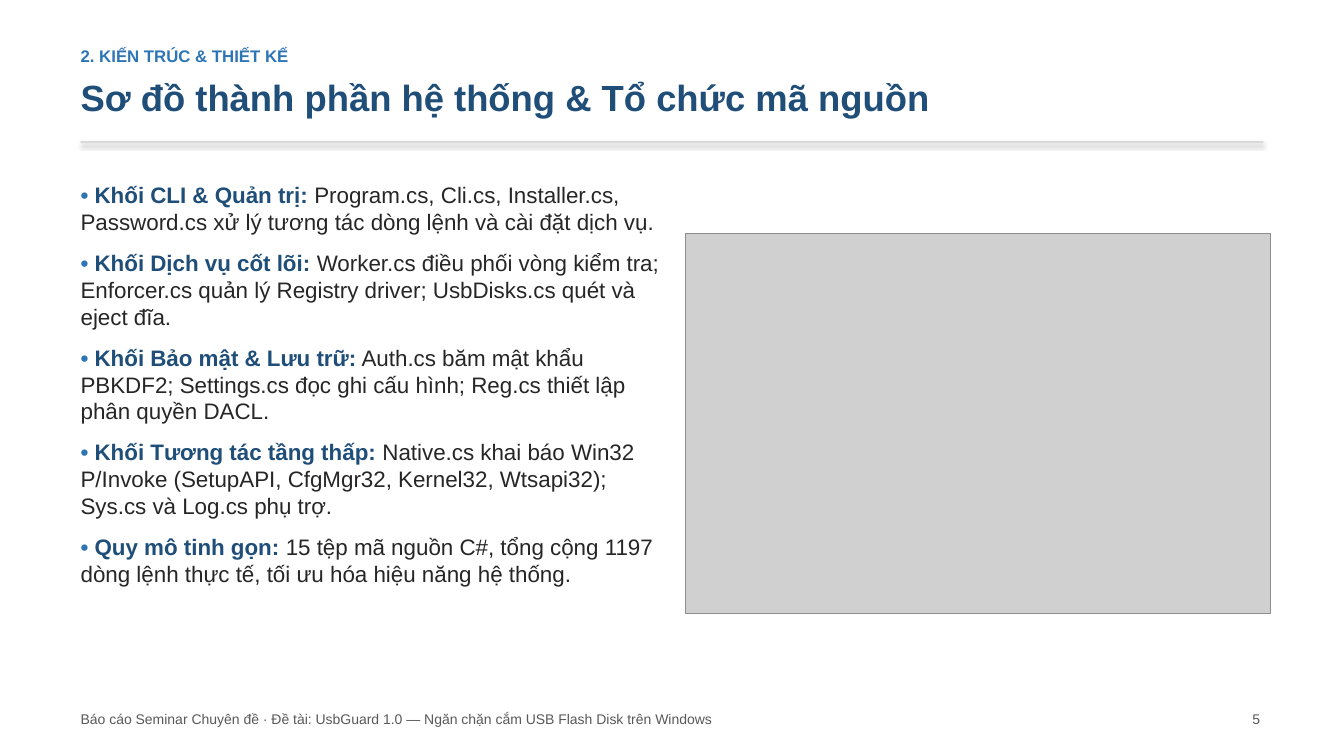
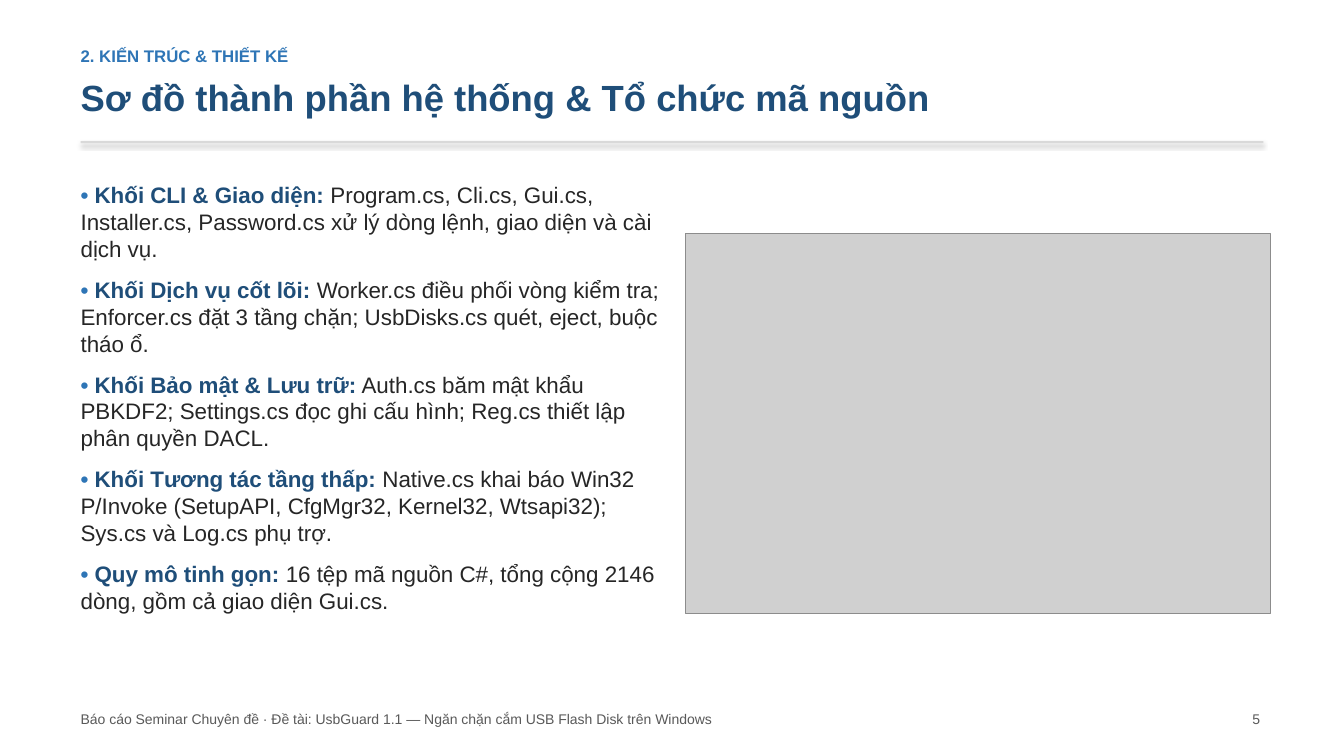
Before and after one commit to hungphamwp/usbguard, a slide deck: slide 5 of slide/SLIDE-UsbGuard.pptx. Drawn at 1344x756 pixels with LibreOffice and Linux fonts; fonts in the diff are those of the drawing; grey boxes stand for pictures. Boxes give left, top, right and bottom in pixels: in the first picture for what was removed or moved away, otherwise in the second. Text is boxed around its words. In the diff, an @@ line names an element or a change of style, - is before the commit and + after.

```diff
--- a/slide/SLIDE-UsbGuard.pptx
+++ b/slide/SLIDE-UsbGuard.pptx
@@ text at [81, 186, 659, 353]: text changed @@
-• Khối CLI & Quản trị: Program.cs, Cli.cs, Installer.cs, Password.cs xử lý tương tác dòng lệnh và cài đặt dịch vụ.
-• Khối Dịch vụ cốt lõi: Worker.cs điều phối vòng kiểm tra; Enforcer.cs quản lý Registry driver; UsbDisks.cs quét và eject đĩa.
+• Khối CLI & Giao diện: Program.cs, Cli.cs, Gui.cs, Installer.cs, Password.cs xử lý dòng lệnh, giao diện và cài dịch vụ.
+• Khối Dịch vụ cốt lõi: Worker.cs điều phối vòng kiểm tra; Enforcer.cs đặt 3 tầng chặn; UsbDisks.cs quét, eject, buộc tháo ổ.
@@ text at [81, 564, 655, 614]: text changed @@
-• Quy mô tinh gọn: 15 tệp mã nguồn C#, tổng cộng 1197 dòng lệnh thực tế, tối ưu hóa hiệu năng hệ thống.
+• Quy mô tinh gọn: 16 tệp mã nguồn C#, tổng cộng 2146 dòng, gồm cả giao diện Gui.cs.
@@ text at [81, 713, 712, 727]: text changed @@
-Báo cáo Seminar Chuyên đề · Đề tài: UsbGuard 1.0 — Ngăn chặn cắm USB Flash Disk trên Windows
+Báo cáo Seminar Chuyên đề · Đề tài: UsbGuard 1.1 — Ngăn chặn cắm USB Flash Disk trên Windows
```
Also in this commit, not shown: 13 other slides changed, 4 slides added, 3 slides removed, 17 other files.
